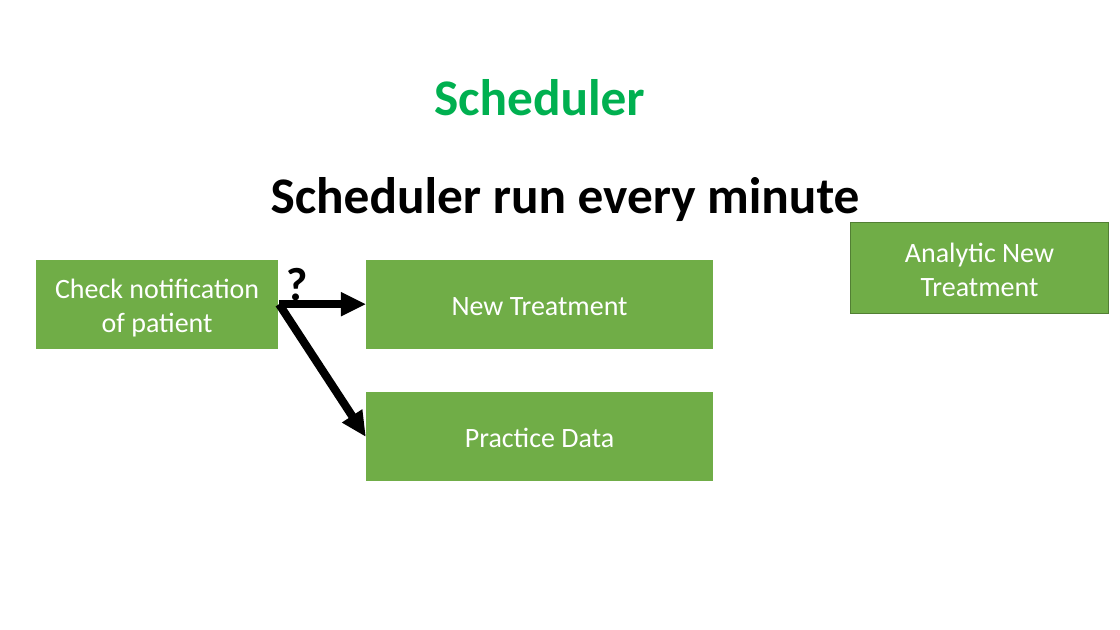
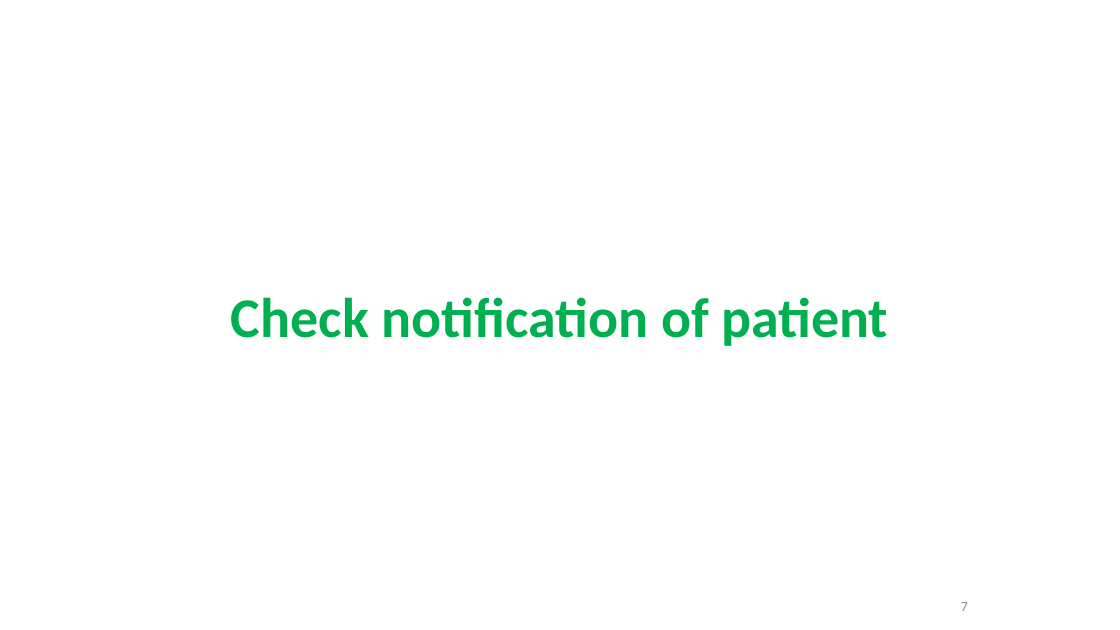
Before and after one commit to quantdse60878/HSTS, a slide deck: slide 7 of docs/Temperature Presentation/Khuong/khuong.pptx (slide 3 before the commit). Drawn at 1120x630 pixels with LibreOffice and Linux fonts; fonts in the diff are those of the drawing. Boxes give left, top, right and bottom in pixels: in the first picture for what was removed or moved away, otherwise in the second. Text is boxed around its words. In the diff, an @@ line names an element or a change of style, - is before the commit and + after.

```diff
--- a/docs/Temperature Presentation/Khuong/khuong.pptx
+++ b/docs/Temperature Presentation/Khuong/khuong.pptx
@@ text removed at [434,79,645,116] @@
-Scheduler
@@ text removed at [271,177,859,225] @@
-Scheduler run every minute
@@ text "Check notification of patient": place and size @@
-text "Check notification of patient" at [35,259,279,350]
+text "Check notification of patient" at [231,297,888,346]
@@ text "Check notification of patient" at [231,297,888,346]: size 24 to 48 pt, text colour #FFFFFF to #00B050, bold on; fill #70AD47 to none; outline #FFFFFF 1.5 pt to none @@
@@ rectangle removed at [851,223,1109,313] @@
-Analytic New Treatment
@@ text removed at [277,250,316,314] @@
-?
@@ rectangle removed at [365,259,714,350] @@
-New Treatment
@@ arrow removed from (279, 304) to (365, 304) @@
@@ arrow removed from (279, 304) to (365, 437) @@
@@ rectangle removed at [365,391,714,481] @@
-Practice Data
@@ page number added at [961,602,968,611], 12 pt, text #8C8C8C @@
+7
```
Also in this commit, not shown: 13 slides added.
